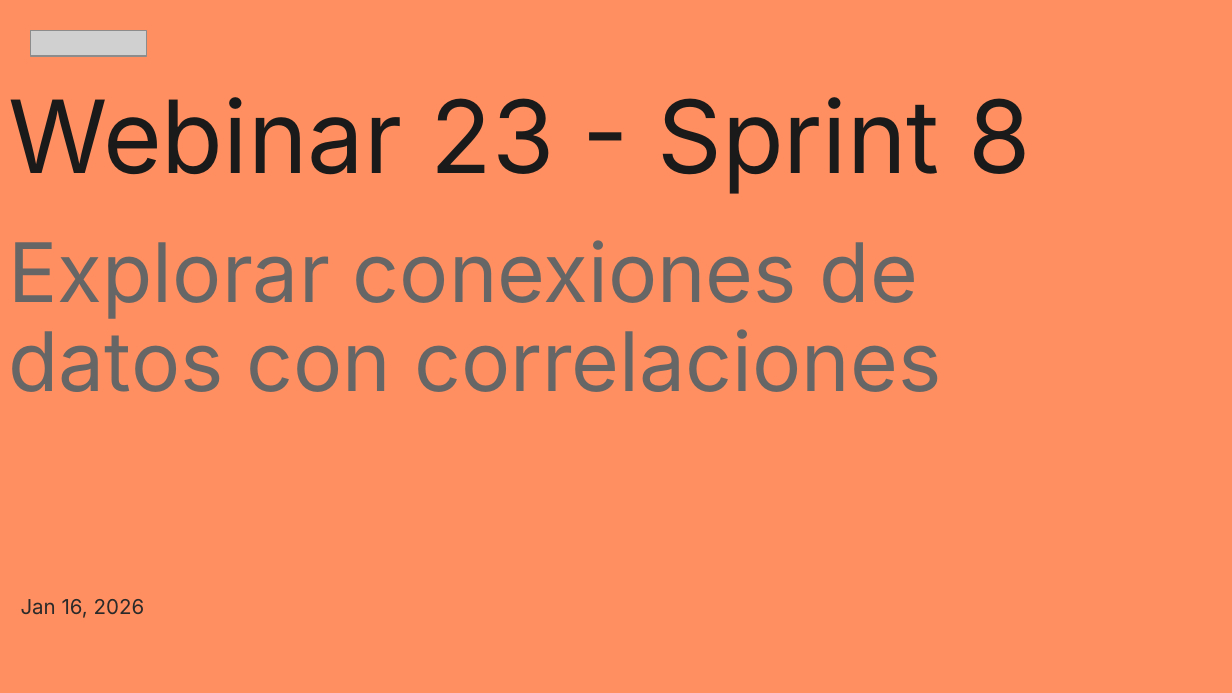
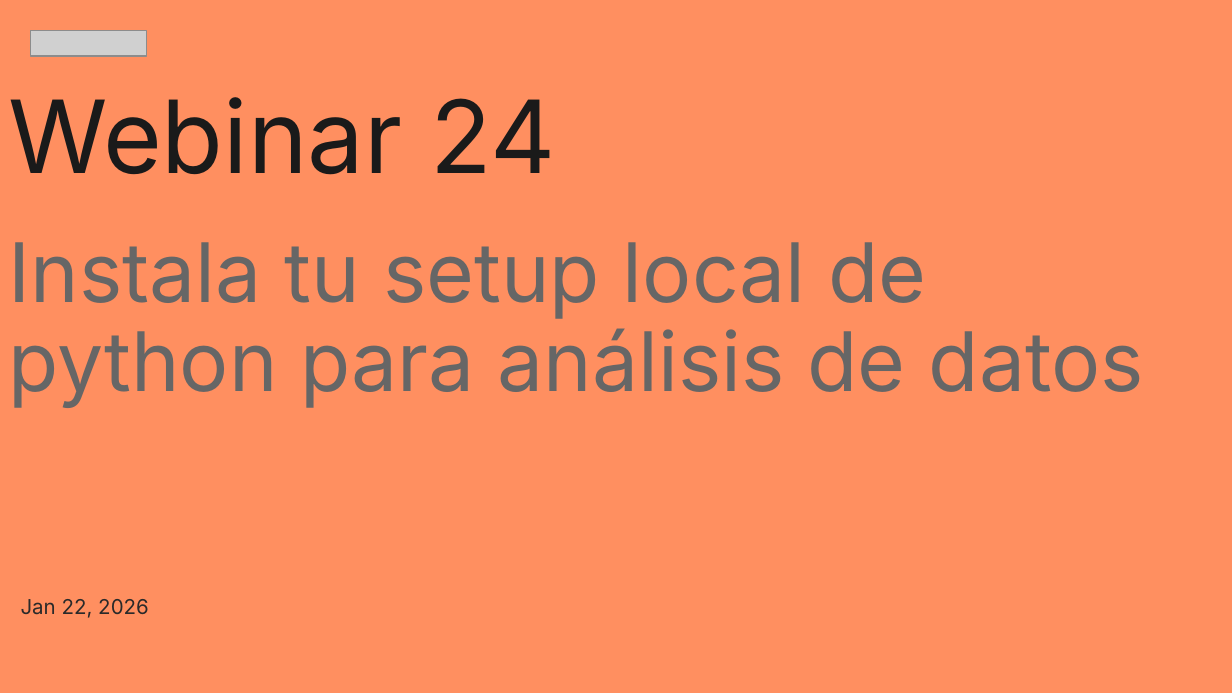
Before and after one commit to zyntonyson/bootcamp_ds_da, a slide deck: slide 1 of topics/instalar-python-vs-code.pptx. Drawn at 1232x693 pixels with LibreOffice and Linux fonts; fonts in the diff are those of the drawing; grey boxes stand for pictures. Boxes give left, top, right and bottom in pixels: in the first picture for what was removed or moved away, otherwise in the second. Text is boxed around its words. In the diff, an @@ line names an element or a change of style, - is before the commit and + after.

```diff
--- a/topics/instalar-python-vs-code.pptx
+++ b/topics/instalar-python-vs-code.pptx
@@ title at bbox=[9, 97, 1144, 408]: text changed @@
-Webinar 23 - Sprint 8
-Explorar conexiones de datos con correlaciones
+Webinar 24
+Instala tu setup local de python para análisis de datos
@@ subtitle at bbox=[21, 599, 149, 618]: text changed @@
-Jan 16, 2026
+Jan 22, 2026
```
Also in this commit, not shown: 2 other slides changed, 1 slide added, 1 slide removed, 2 other files.
